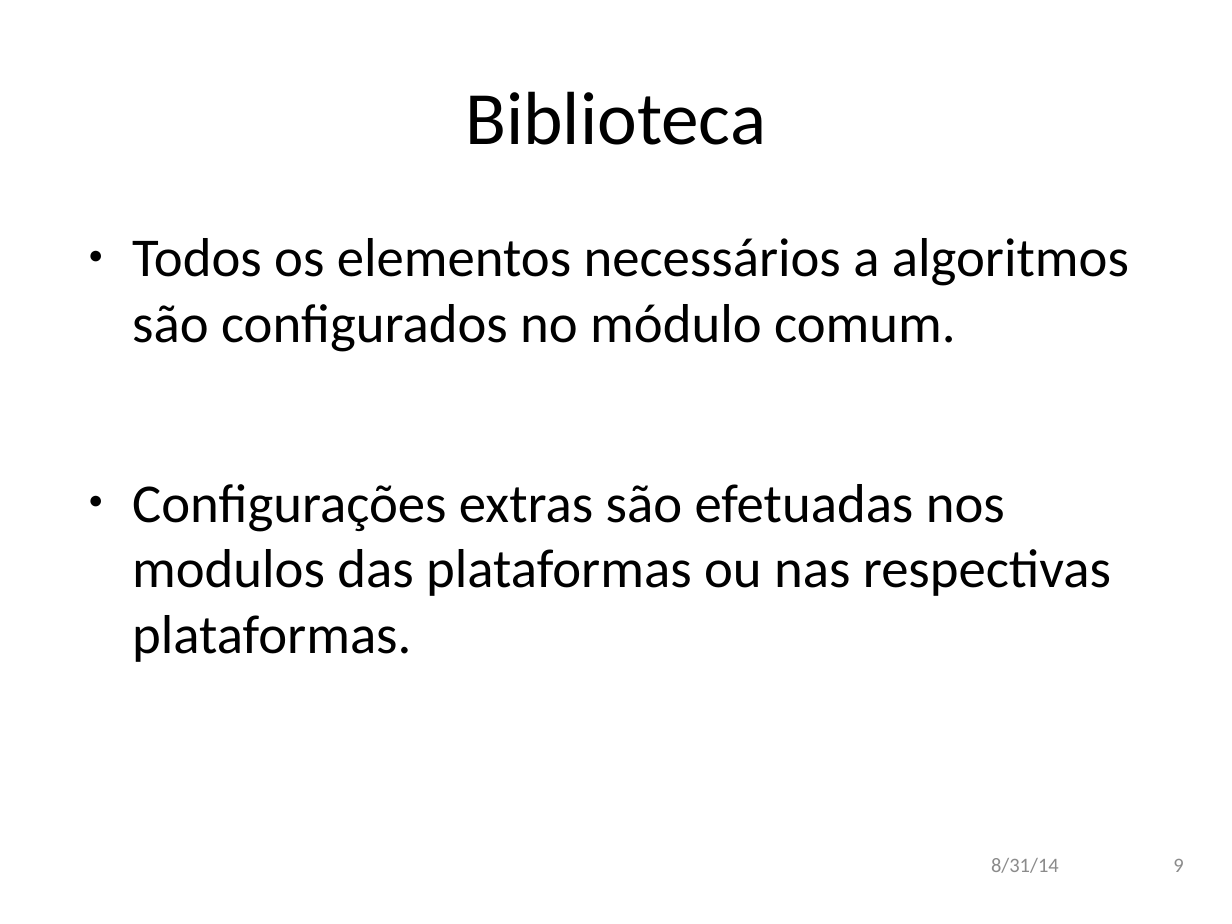
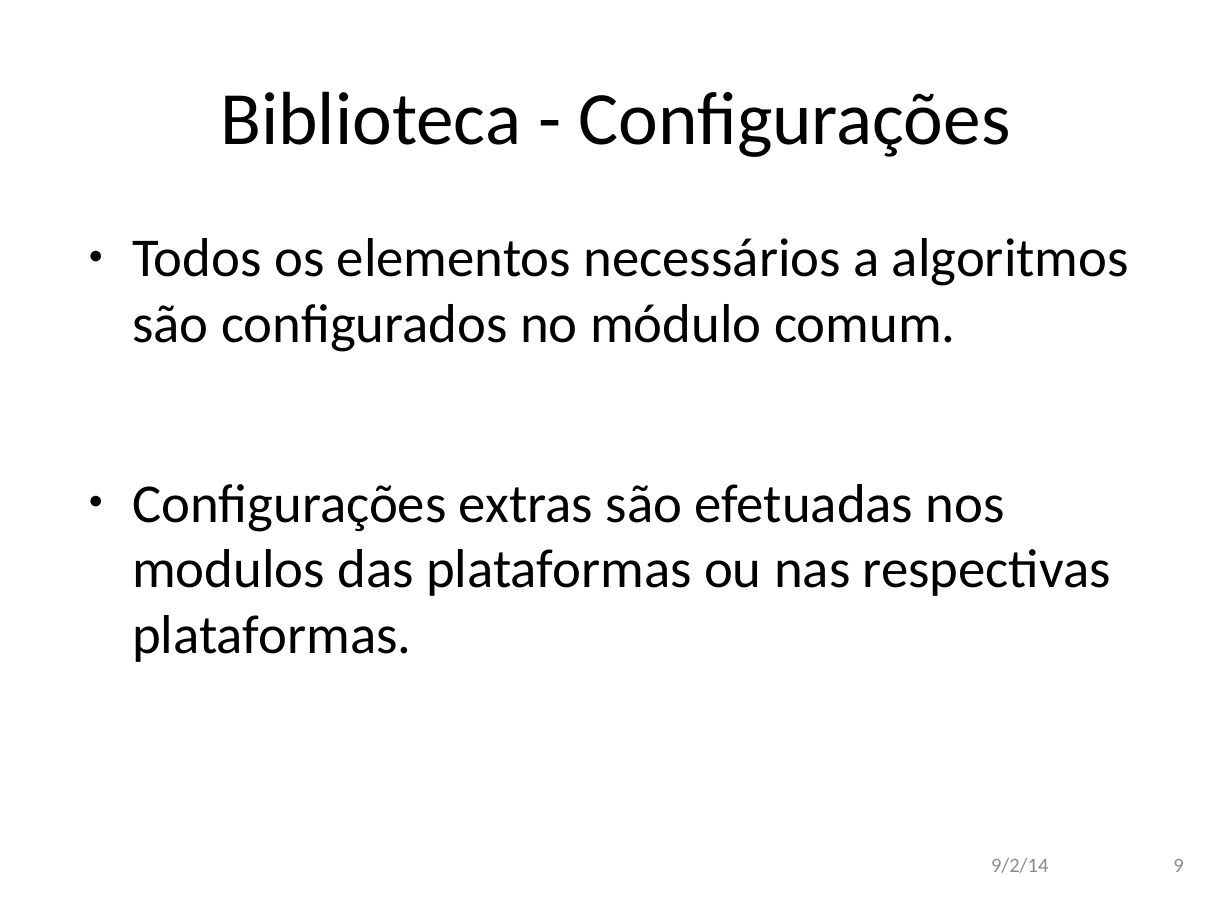
Before and after one commit to andremota/Distributed-Graph-Processing, a slide deck: slide 9 of docs/apresentação/apres_isel_format.odp. Drawn at 1232x924 pixels with LibreOffice and Linux fonts; fonts in the diff are those of the drawing; background and template pictures are left out. Boxes give left, top, right and bottom in pixels: in the first picture for what was removed or moved away, otherwise in the second. Text is boxed around its words. In the diff, an @@ line names an element or a change of style, - is before the commit and + after.

```diff
--- a/docs/apresentação/apres_isel_format.odp
+++ b/docs/apresentação/apres_isel_format.odp
@@ title at box(220, 91, 1010, 157): text changed @@
-Biblioteca
+Biblioteca - Configurações
@@ text at box(991, 858, 1048, 873): text changed @@
-8/31/14
+9/2/14
```
Also in this commit, not shown: 17 other slides changed.
